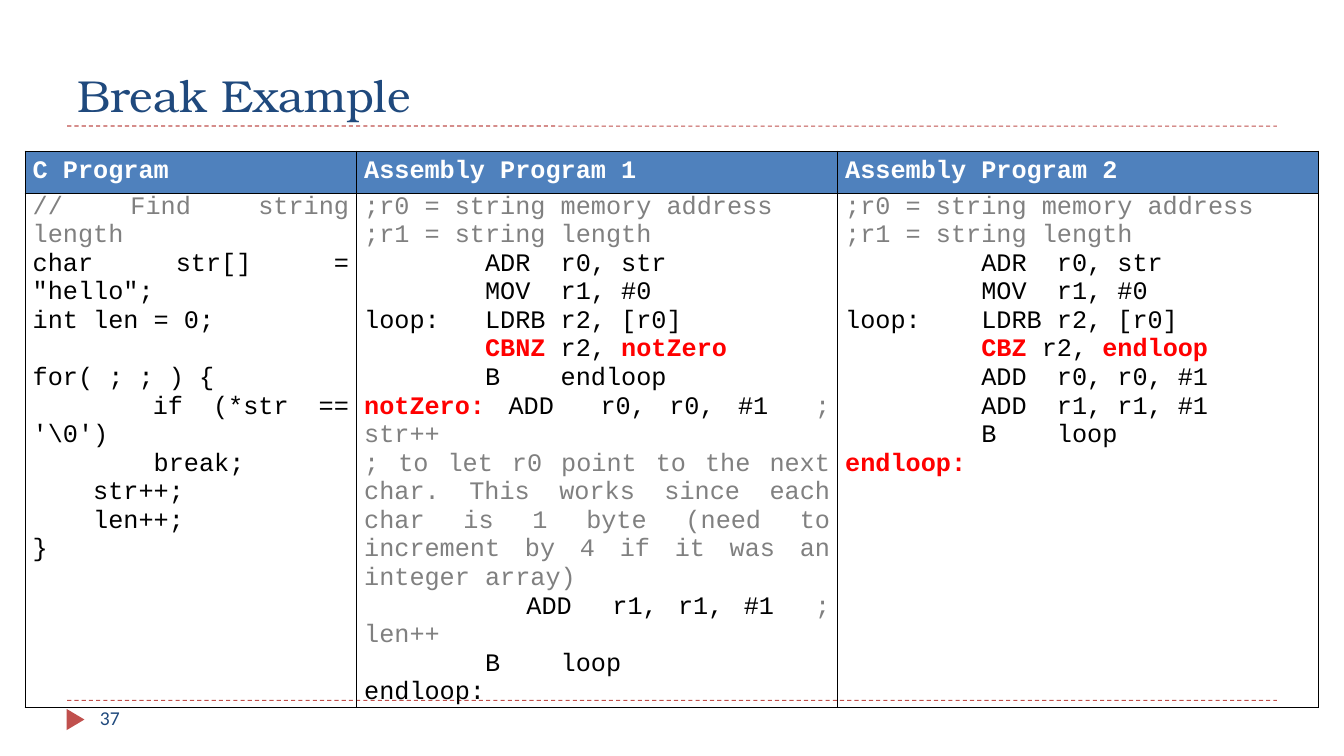
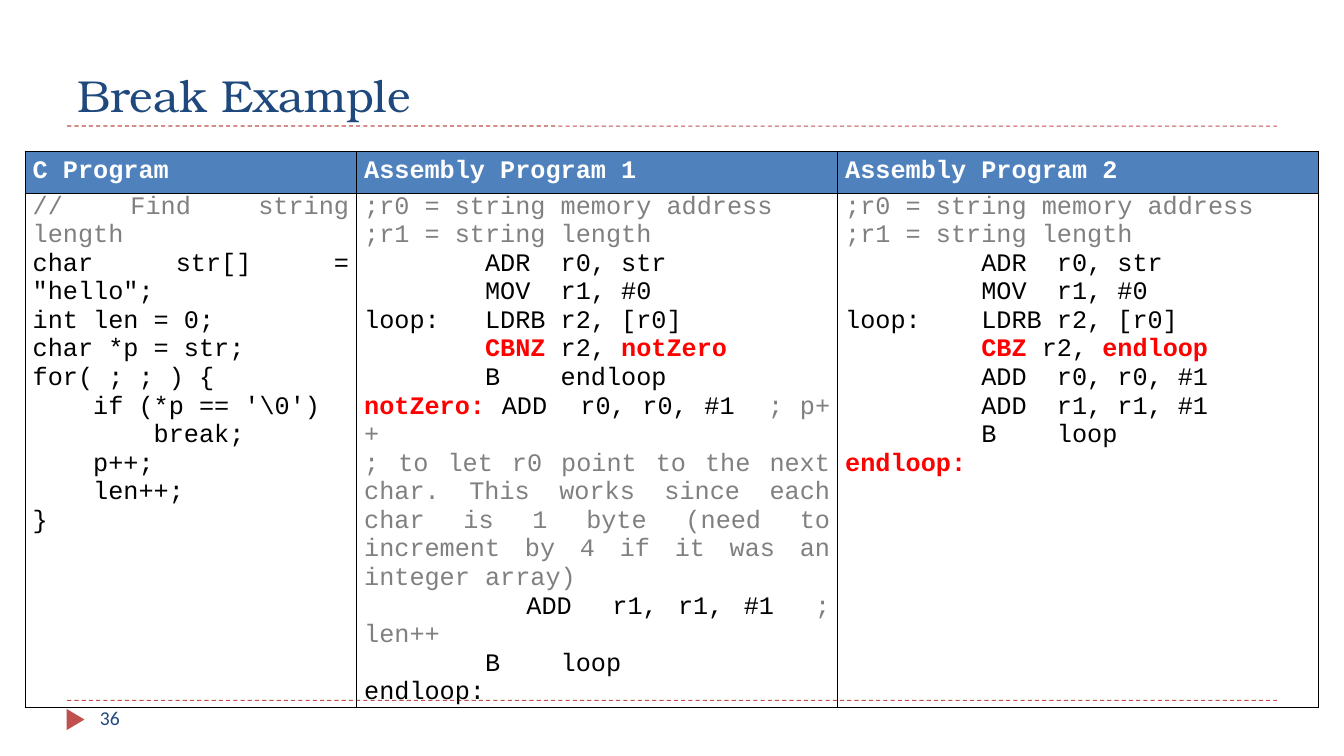
Before and after one commit to guhofstra/CSC111Fa26, a slide deck: slide 36 of PPTs/Ch6_ARM_Control_Flow.pptx (slide 37 before the commit). Drawn at 1344x756 pixels with LibreOffice and Linux fonts; fonts in the diff are those of the drawing. Boxes give left, top, right and bottom in pixels: in the first picture for what was removed or moved away, otherwise in the second. Text is boxed around its words. In the diff, an @@ line names an element or a change of style, - is before the commit and + after.

```diff
--- a/PPTs/Ch6_ARM_Control_Flow.pptx
+++ b/PPTs/Ch6_ARM_Control_Flow.pptx
@@ table at [25, 151, 1319, 712] @@
@@ row 2, column 1: "// Find string length / char str[] = "hello"; / int len = 0; / for( ; ; ) { / if (*str == '\0') / break; / str++; / len++; / }" to "// Find string length / char str[] = "hello"; / int len = 0; / char *p = str; / for( ; ; ) { / if (*p == '\0') / break; / p++; / len++; / }" @@
-row 2, column 2: ;r0 = string memory address / ;r1 = string length / ADR r0, str / MOV r1, #0 / loop: LDRB r2, [r0] / CBNZ r2, notZero / B endloop / notZero: ADD r0, r0, #1 ; str++ / ; to let r0 point to the next char. This works since each char is 1 byte (need to increment by 4 if it was an integer array) / ADD r1, r1, #1 ; len++ / B loop / endloop:
+row 2, column 2: ;r0 = string memory address / ;r1 = string length / ADR r0, str / MOV r1, #0 / loop: LDRB r2, [r0] / CBNZ r2, notZero / B endloop / notZero: ADD r0, r0, #1 ; p++ / ; to let r0 point to the next char. This works since each char is 1 byte (need to increment by 4 if it was an integer array) / ADD r1, r1, #1 ; len++ / B loop / endloop:
@@ page number at [100, 711, 120, 725]: text changed @@
-37
+36
```
Also in this commit, not shown: 18 other slides changed, 2 slides removed, 3 other files.
